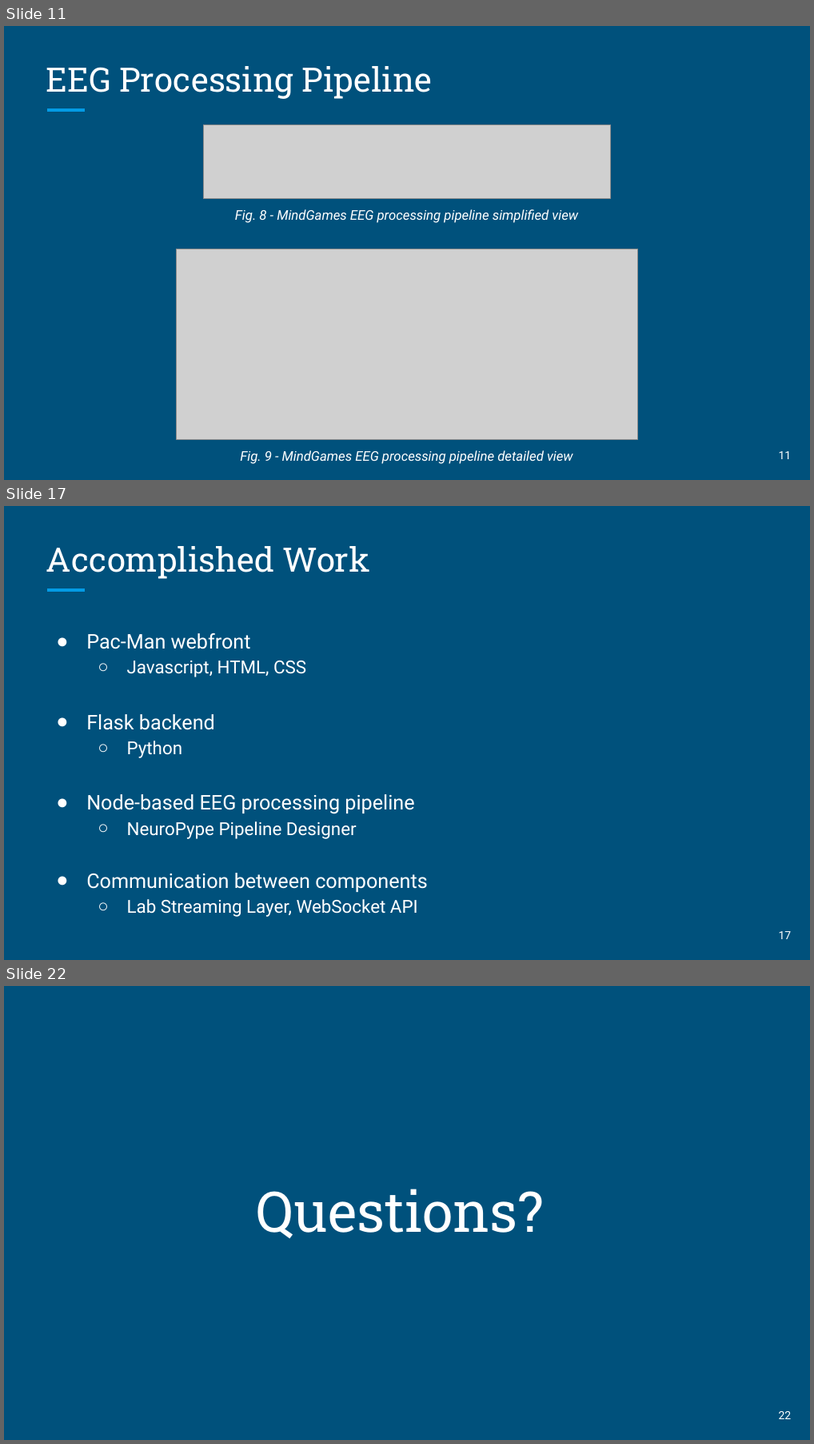
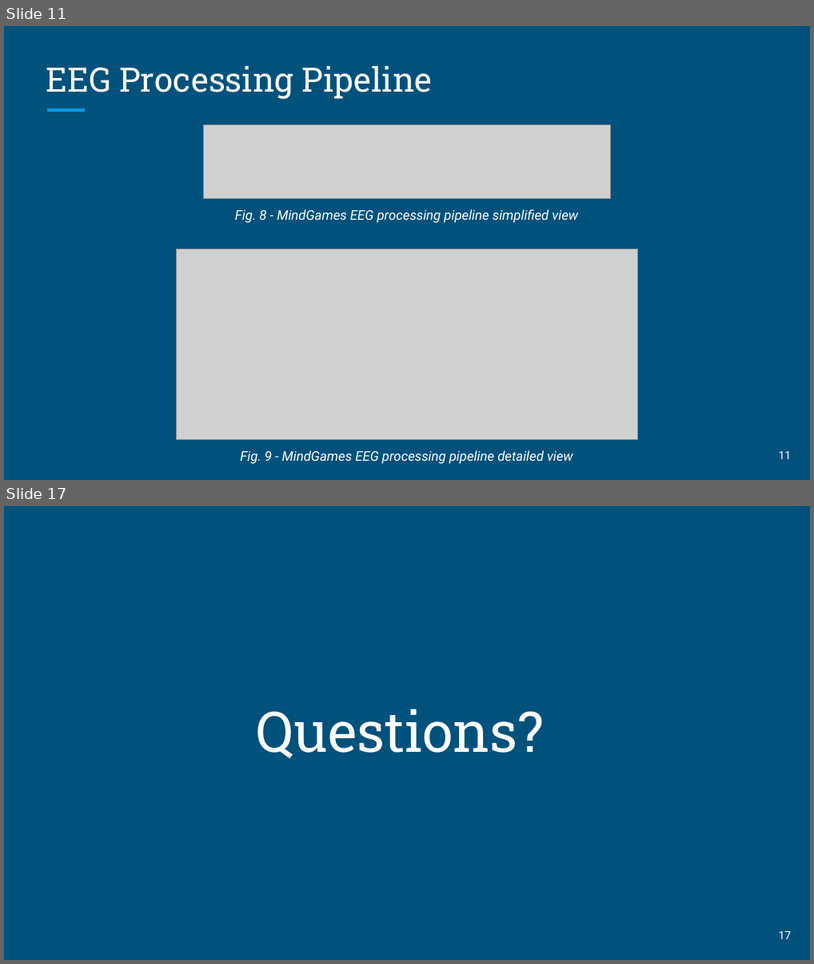
Before and after one commit to knotekbr/cs475_capstone, a slide deck: MindGames Final Presentation (1).pptx. Shown one above the other, each under a label of ours: slides 11, 17 and 22 before the commit, slides 11 and 17 after it; the slides between them are not shown. The pictures are 814x1444 and 814x964 pixels, drawn with LibreOffice and Linux fonts; fonts in the diff are those of the drawing; grey boxes stand for pictures. Boxes give left, top, right and bottom in pixels: in the first picture for what was removed or moved away, otherwise in the second. Text is boxed around its words. In the diff, an @@ line names an element or a change of style, - is before the commit and + after.

```diff
--- a/MindGames Final Presentation (1).pptx
+++ b/MindGames Final Presentation (1).pptx
@@ slide 17 removed at (x1=4, y1=506, x2=810, y2=960), background #00517C; not listed: 1 template element that a slide beside it also shows @@
@@ title removed at (x1=46, y1=546, x2=370, y2=579) @@
-Accomplished Work
@@ text removed at (x1=86, y1=633, x2=428, y2=916) @@
-● Pac-Man webfront
-  ○ Javascript, HTML, CSS
-● Flask backend
-  ○ Python
-● Node-based EEG processing pipeline
-  ○ NeuroPype Pipeline Designer
-● Communication between components
-  ○ Lab Streaming Layer, WebSocket API
@@ page number removed at (x1=779, y1=931, x2=792, y2=939) @@
-17
@@ what was slide 22 is now slide 17 @@
@@ page number at (x1=779, y1=931, x2=792, y2=939): text changed @@
-22
+17
```
Also in this commit, not shown: 4 slides changed, 2 slides added, 6 other slides removed, 1 other file.
